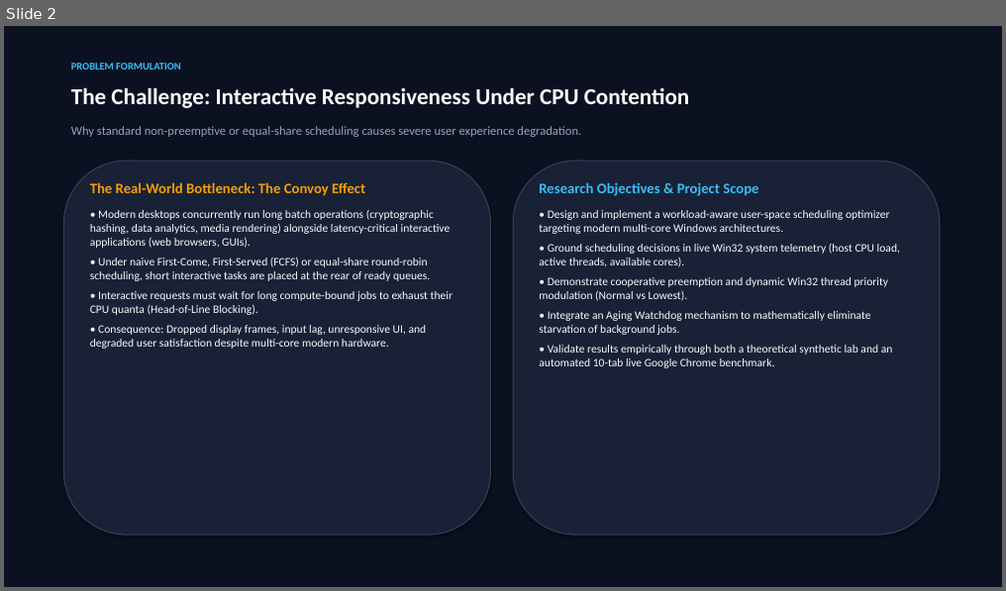
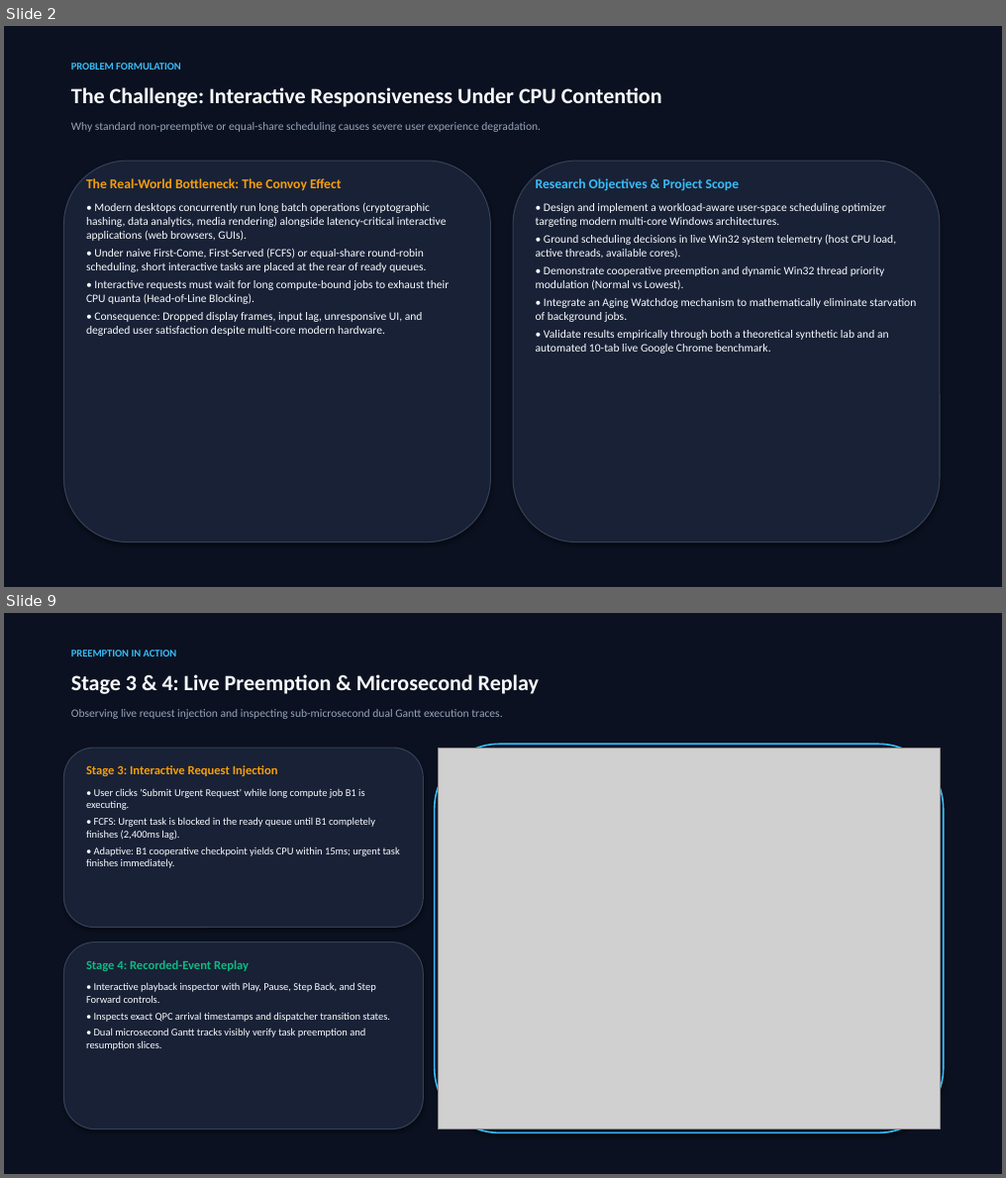
Before and after one commit to Aryan786122/adaptive-cpu-scheduling-optimizer, a slide deck: Adaptive_CPU_Scheduling_Optimizer_Presentation.pptx. Shown one above the other, each under a label of ours: slide 2 before the commit, slides 2 and 9 after it; the slides between them are not shown. The pictures are 1006x591 and 1006x1178 pixels, drawn with LibreOffice and Linux fonts; fonts in the diff are those of the drawing; grey boxes stand for pictures. Boxes give left, top, right and bottom in pixels: in the first picture for what was removed or moved away, otherwise in the second. Text is boxed around its words. In the diff, an @@ line names an element or a change of style, - is before the commit and + after.

Commit message:
Attach high-resolution screenshots of live browser benchmarks and theory lab to presentation deck

```diff
--- a/Adaptive_CPU_Scheduling_Optimizer_Presentation.pptx
+++ b/Adaptive_CPU_Scheduling_Optimizer_Presentation.pptx
@@ slide 9 added at (4,613,1002,1174), background #FFFFFF @@
@@ rectangle added at (4,613,1002,1174), fill #0B1120 @@
@@ text added at (71,650,177,657), 10 pt, text #38BDF8, bold @@
+PREEMPTION IN ACTION
@@ text added at (71,674,539,694), 21 pt, text #F8FAFC, bold @@
+Stage 3 & 4: Live Preemption & Microsecond Replay
@@ text added at (71,709,502,719), 11 pt, text #94A3B8 @@
+Observing live request injection and inspecting sub-microsecond dual Gantt execution traces.
@@ rounded rectangle added at (63,748,423,928), fill #182136, outline #334155 1 pt @@
@@ rounded rectangle added at (435,744,944,1134), fill #0F172A, outline #38BDF8 1.5 pt @@
@@ picture added at (439,748,940,1130) @@
@@ text added at (86,765,400,868), 10 pt, text #F8FAFC @@
+Stage 3: Interactive Request Injection
+• User clicks 'Submit Urgent Request' while long compute job B1 is executing.
+• FCFS: Urgent task is blocked in the ready queue until B1 completely finishes (2,400ms lag).
+• Adaptive: B1 cooperative checkpoint yields CPU within 15ms; urgent task finishes immediately.
@@ rounded rectangle added at (63,943,423,1130), fill #182136, outline #334155 1 pt @@
@@ text added at (86,960,390,1051), 10 pt, text #F8FAFC @@
+Stage 4: Recorded-Event Replay
+• Interactive playback inspector with Play, Pause, Step Back, and Step Forward controls.
+• Inspects exact QPC arrival timestamps and dispatcher transition states.
+• Dual microsecond Gantt tracks visibly verify task preemption and resumption slices.
@@ slide 2 changed as well @@
@@ text "The Challenge: Interactive Responsiveness Under ..." at (71,87,662,107): size 22 to 21 pt @@
@@ text "Why standard non-preemptive or equal-share ..." at (71,122,541,132): size 12 to 11 pt @@
@@ rounded rectangle: place and size @@
-rounded rectangle at (63,161,491,535)
+rounded rectangle at (63,161,491,543)
@@ text "The Real-World Bottleneck: The Convoy ..." at (86,178,449,336): size 14 to 13 pt in "The Real-World Bottleneck: The Convoy Effect"; less space between paragraphs @@
@@ rounded rectangle: place and size @@
-rounded rectangle at (513,161,940,535)
+rounded rectangle at (513,161,940,543)
@@ text "Research Objectives & Project Scope" at (536,178,916,354): size 14 to 13 pt in "Research Objectives & Project Scope"; less space between paragraphs @@
```
Also in this commit, not shown: 7 other slides changed, 3 other slides added, 2 slides removed, 12 other files.
